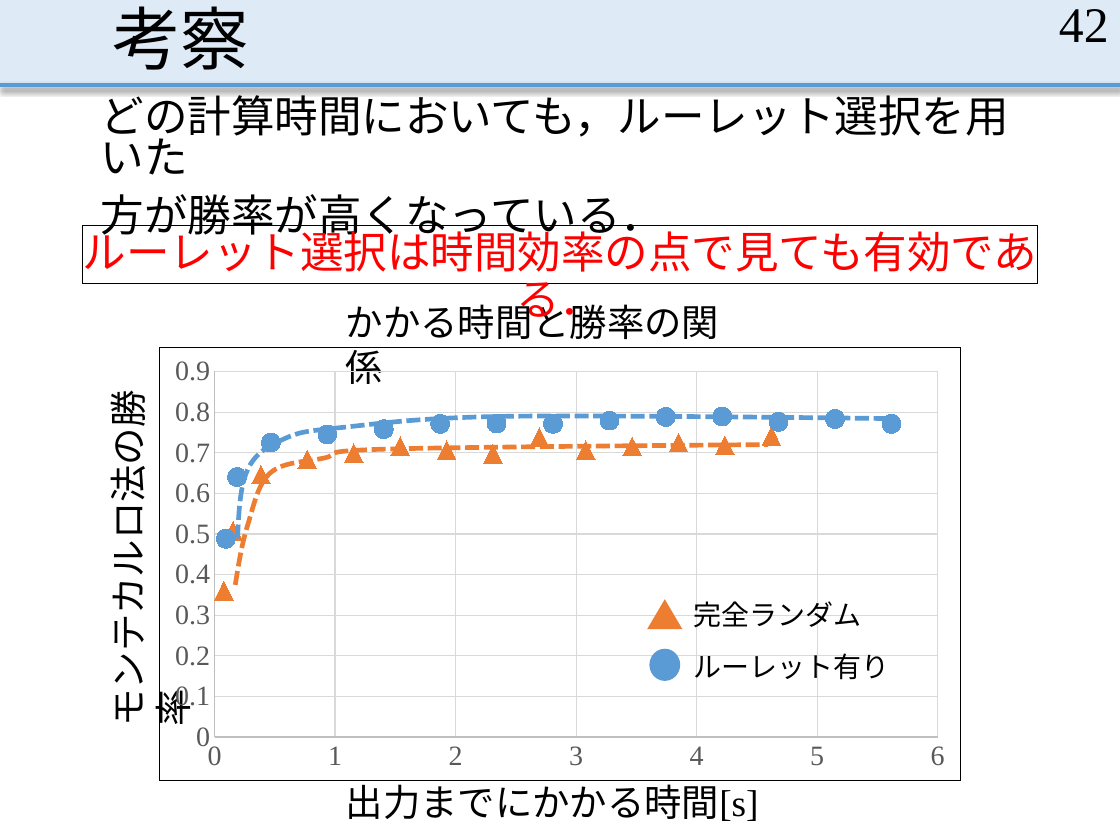
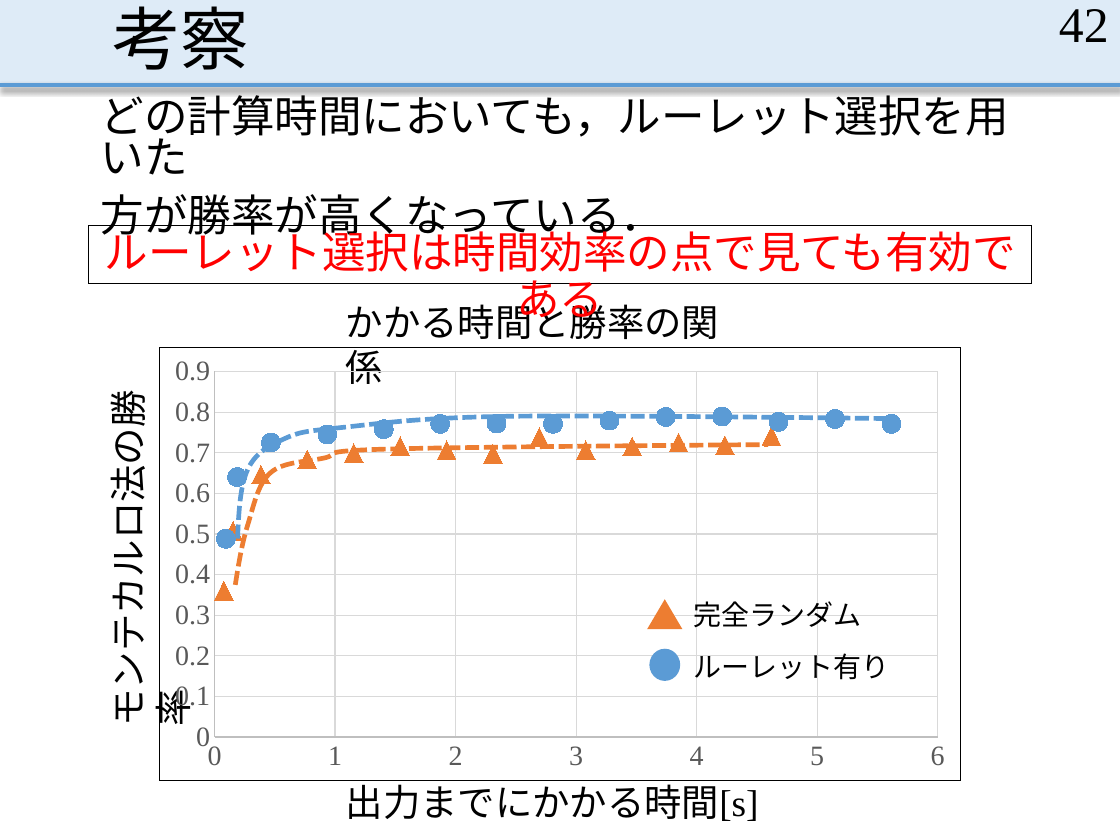
Before and after one commit to MasayaOda/SR, a slide deck: slide 42 of 190702oda.pptx. Drawn at 1120x840 pixels with LibreOffice and Linux fonts; fonts in the diff are those of the drawing. Boxes give left, top, right and bottom in pixels: in the first picture for what was removed or moved away, otherwise in the second. Text is boxed around its words. In the diff, an @@ line names an element or a change of style, - is before the commit and + after.

Commit message:
脳内でれんしゅうした

```diff
--- a/190702oda.pptx
+++ b/190702oda.pptx
@@ rectangle "ルーレット選択は時間効率の点で見ても有効である": place and size @@
-rectangle "ルーレット選択は時間効率の点で見ても有効である" at [82, 225, 1037, 284]
+rectangle "ルーレット選択は時間効率の点で見ても有効である" at [88, 225, 1032, 284]
@@ text in rectangle at [105, 224, 1016, 272]: text changed @@
-ルーレット選択は時間効率の点で見ても有効である．
+ルーレット選択は時間効率の点で見ても有効である
```
